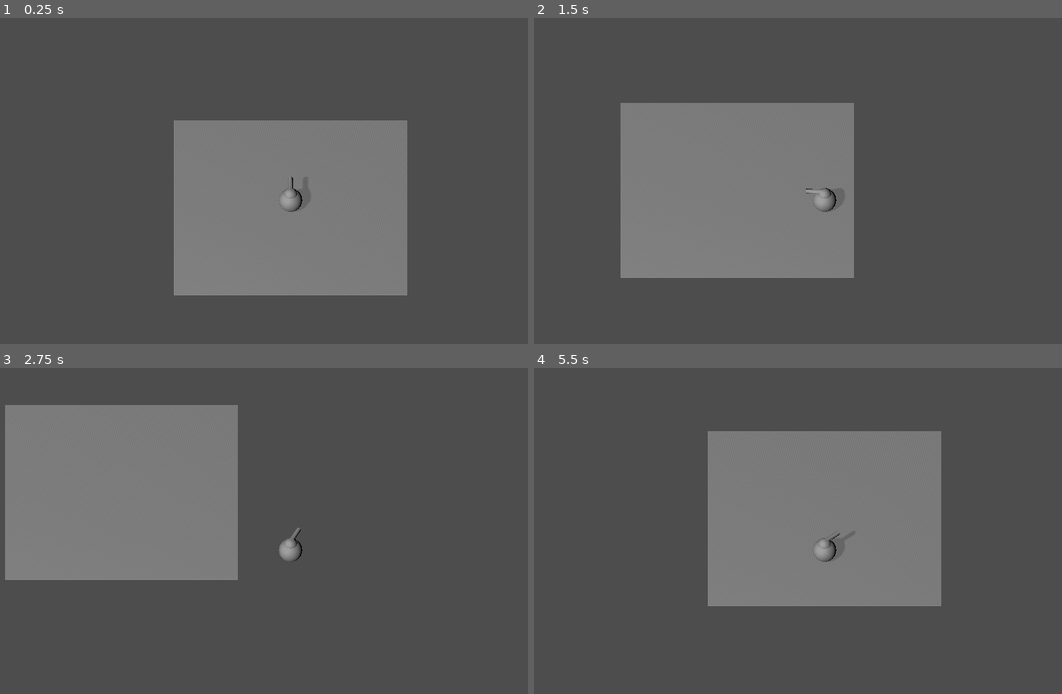
Above: before the commit, frames 1-4 (two rows, left to right).
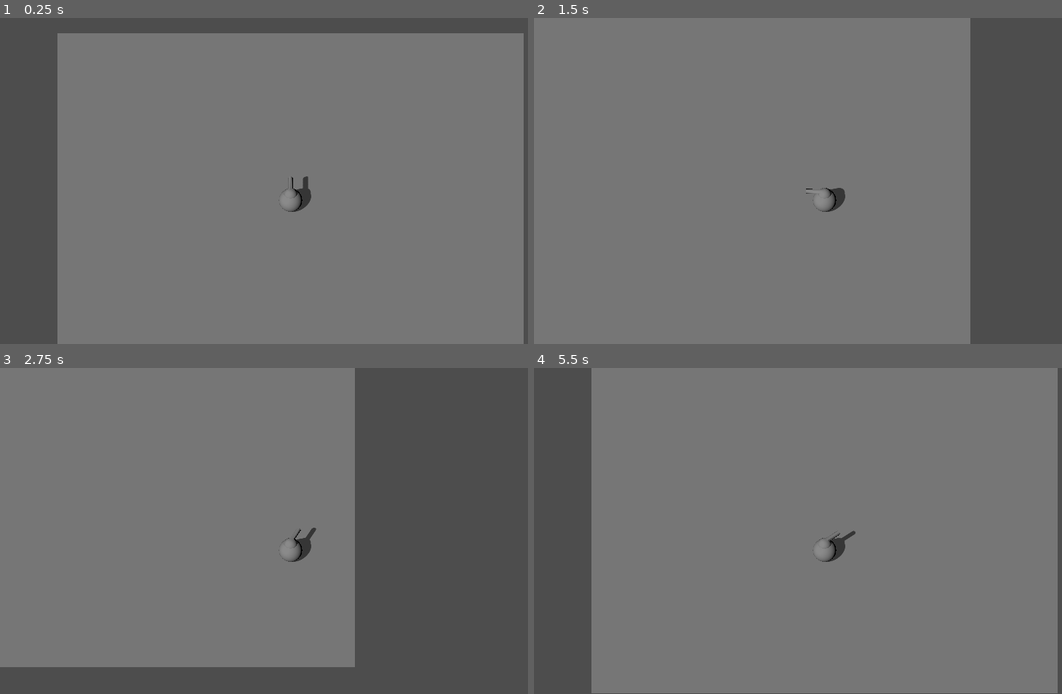
Above: after the commit, the same moments.

Repository: runeteamop/Teamop-Godot-Game
Game: Godot game, scene res://test scenes/runes test.tscn
Same seed, same stepped clock (60 frames per second), same inputs: the game is played once before the commit and once after it. The project has no main scene, so this scene is started directly.
Inputs (mouse positions are in pixels of both pictures, inside the frame that each line leads up to):
- Up to frame 1 (0.25 s): no input
- Up to frame 2 (1.5 s): tap Enter (ui_accept) at 0.5, 0.77 s; move the mouse to (951, 164) at 0.52 s; hold D (Right) 0.53-1.28 s; move the mouse to (708, 197) at 1.27 s; hold S (Down) from 1.28 s (still down)
- Up to frame 3 (2.75 s): tap Enter (ui_accept) at 1.52 s; move the mouse to (348, 459) at 2.02 s; release S (Down) at 2.03 s; hold D (Right) from 2.03 s (still down)
- Up to frame 4 (5.5 s): move the mouse to (798, 596) at 2.77 s; release D (Right) at 2.78 s; hold W (Up) 2.78-3.53 s; tap Enter (ui_accept) at 3.02, 3.77, 4.52 s; move the mouse to (998, 579) at 3.52 s; hold A (Left) 3.53-5.03 s; move the mouse to (650, 482) at 4.27 s; move the mouse to (856, 531) at 5.02 s; hold S (Down) from 5.03 s (still down)

The runs differ from the first frame. In frame 1, 61% of the frame differs, in the area x 10-100%, y 4-100%; in frame 2, 59%; in frame 3, 38%; in frame 4, 65%, in the area x 10-100%, y 0-100%.

Commit message:
shadow stuff

Diff:
--- a/team-op-game/project.godot
+++ b/team-op-game/project.godot
@@ -44,3 +44,7 @@
 [rendering]
 
 rendering_device/driver.windows="d3d12"
+lights_and_shadows/directional_shadow/size=16384
+lights_and_shadows/directional_shadow/soft_shadow_filter_quality=4
+lights_and_shadows/positional_shadow/soft_shadow_filter_quality=4
+lights_and_shadows/positional_shadow/atlas_size=16384
--- a/team-op-game/scenes/player.gd
+++ b/team-op-game/scenes/player.gd
@@ -8,7 +8,7 @@
 	if not is_on_floor():
 		velocity += get_gravity() * delta
 
-	# Handle jump.
+	# Handle jump.sa
 	if Input.is_action_just_pressed("ui_accept") and is_on_floor():
 		velocity.y = JUMP_VELOCITY
 
@@ -36,6 +36,4 @@
 	var to = from + $Camera.project_ray_normal(mouse_pos) * ray_lenght
 	var mouse_pos_on_plane = target_plane_mouse.intersects_ray(from, to)
 
-	print(mouse_pos_on_plane)
-
 	$Turret.look_at(mouse_pos_on_plane, Vector3.UP, 0)
--- a/team-op-game/scenes/player.tscn
+++ b/team-op-game/scenes/player.tscn
@@ -14,16 +14,12 @@
 shape = SubResource("BoxShape3D_dqkch")
 
 [node name="MeshInstance3D" type="MeshInstance3D" parent="." unique_id=1611064985]
-cast_shadow = 3
-mesh = SubResource("SphereMesh_g2els")
-
-[node name="MeshInstance3D2" type="MeshInstance3D" parent="." unique_id=2079166352]
-transform = Transform3D(0.9999934, 0.0030528493, -0.001976954, -0.0030513266, 0.9999951, 0.0007723639, 0.0019793033, -0.0007663229, 0.99999774, 0, 0, 0)
 mesh = SubResource("SphereMesh_g2els")
 
 [node name="Camera" parent="." unique_id=1261762055 instance=ExtResource("2_qhqgy")]
 transform = Transform3D(1, 0, 0, 0, 0.6619924, 0.7495106, 0, -0.7495106, 0.6619924, 0, 10.911071, 8.5401125)
 projection = 1
+fov = 30.0
 size = 14.0
 far = 100.0
 
@@ -31,9 +27,11 @@
 
 [node name="CSGSphere3D" type="CSGSphere3D" parent="Turret" unique_id=965425171]
 transform = Transform3D(-4.371139e-08, 0, -1, 0, 1, 0, 1, 0, -4.371139e-08, 0, 0.35952246, 0)
+gi_lightmap_texel_scale = 0.01
 radius = 0.3
 
 [node name="CSGCylinder3D" type="CSGCylinder3D" parent="Turret/CSGSphere3D" unique_id=1255229936]
 transform = Transform3D(-4.371139e-08, 1, 0, -1, -4.371139e-08, 0, 0, 0, 1, -0.38961375, 0.19408542, 0)
+gi_lightmap_texel_scale = 0.01
 radius = 0.1
 height = 0.8
--- a/team-op-game/test scenes/runes test.tscn
+++ b/team-op-game/test scenes/runes test.tscn
@@ -14,8 +14,8 @@
 transform = Transform3D(1, 0, 0, 0, 1, 0, 0, 0, 1, 0, -0.65131605, 0)
 
 [node name="MeshInstance3D" type="MeshInstance3D" parent="StaticBody3D" unique_id=1416907009]
-transform = Transform3D(5, 0, 0, 0, 5, 0, 0, 0, 5, 0, 0, 0)
-mesh = SubResource("PlaneMesh_a74kq")
+transform = Transform3D(10, 0, 0, 0, 10, 0, 0, 0, 10, 0, 0, 0)
+mesh = SubResource("PlaneMesh_5nvco")
 
 [node name="CollisionShape3D" type="CollisionShape3D" parent="StaticBody3D" unique_id=724911085]
 shape = SubResource("WorldBoundaryShape3D_710v2")
@@ -23,9 +23,11 @@
 [node name="DirectionalLight3D" type="DirectionalLight3D" parent="." unique_id=1218523619]
 transform = Transform3D(0.30556682, -0.85606945, -0.41686183, 0.72929144, -0.07105577, 0.6805036, -0.6121788, -0.5119531, 0.6026118, 0, 0, 0)
 light_angular_distance = 15.0
-light_specular = 1.5
+light_specular = 0.0
+light_bake_mode = 1
 shadow_enabled = true
-shadow_bias = 1.0
-shadow_normal_bias = 0.0
-shadow_opacity = 0.4
-shadow_blur = 0.2
+shadow_bias = 0.0
+shadow_reverse_cull_face = true
+shadow_opacity = 0.8
+shadow_blur = 0.1
+directional_shadow_pancake_size = 0.0
Not shown: 1 places in team-op-game/test scenes/runes test.tscn that only renumber resources
